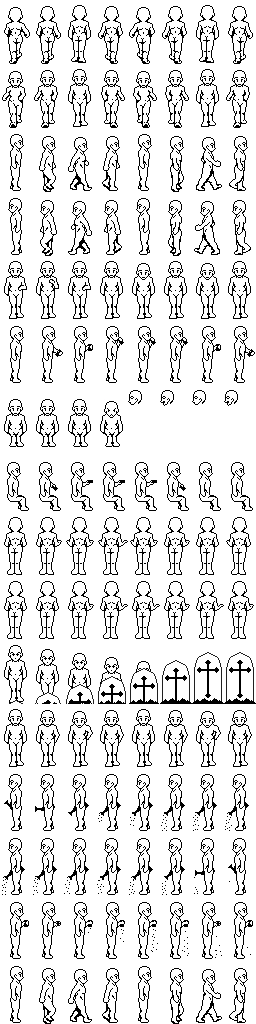
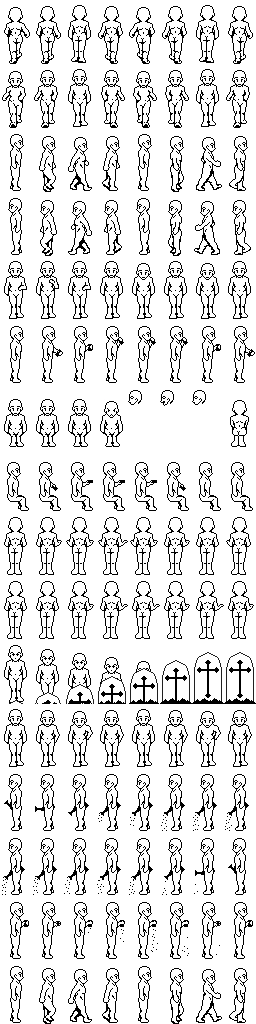
Comparing the layer stacks of the two 256 × 1024 images. Changes:
added layer "Layer 25" in group "Sleep" over 224, 390, 249, 447
hid "Layer 14" over 224, 390, 249, 447
painted on "water" over 162, 877, 230, 894
painted on "Layer 24" over 184, 931, 251, 958
